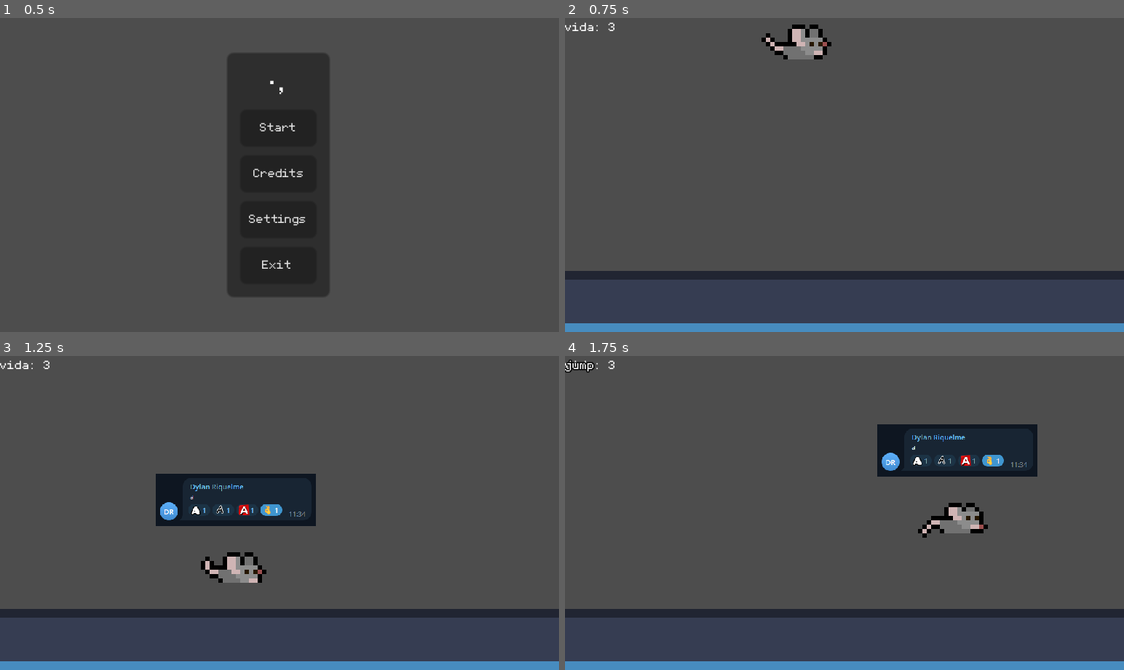
Above: before the commit, frames 1-4 (two rows, left to right).
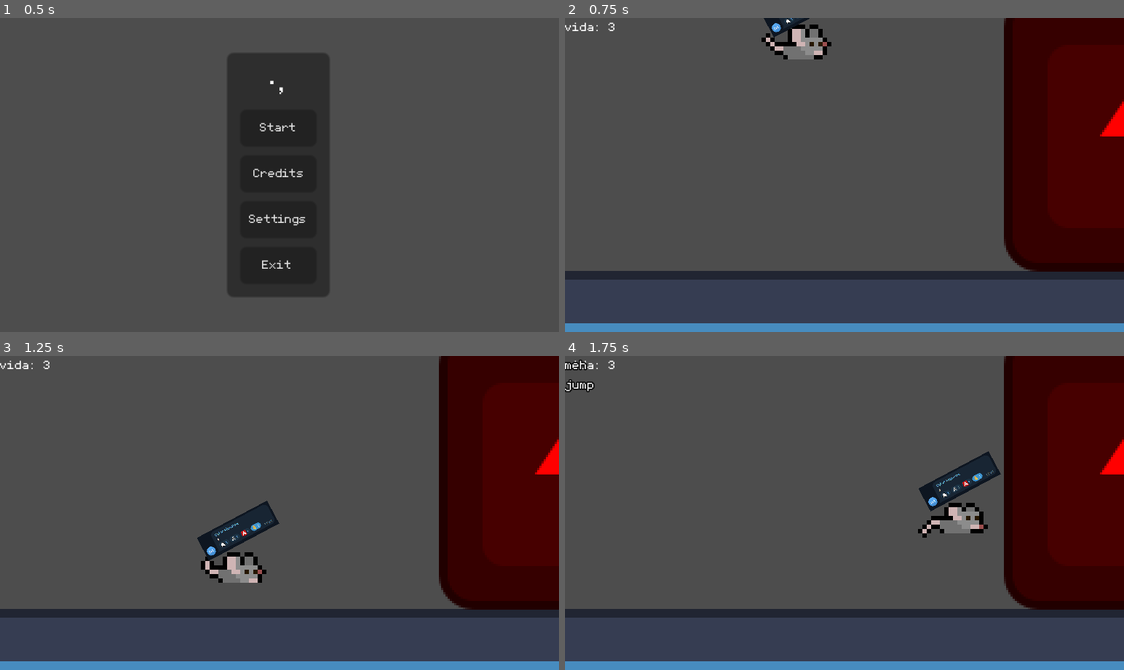
Above: after the commit, the same moments.

Repository: elixs/puntitoycoma
Game: Godot game, scene res://scenes/ui/main_menu.tscn
Same seed, same stepped clock (60 frames per second), same inputs: the game is played once before the commit and once after it. The engine's default icon, where the game draws it, is replaced by a stand-in: a white triangle on a blue panel in a dark square.
Inputs (mouse positions are in pixels of both pictures, inside the frame that each line leads up to):
- Up to frame 1 (0.5 s): no input
- Up to frame 2 (0.75 s): click "Start" at 0.5 s
- Up to frame 3 (1.25 s): no input
- Up to frame 4 (1.75 s): move the mouse to (967, 497) at 1.27 s; hold D (move_right) from 1.28 s (still down); click (967, 497) at 1.35 s; tap Space (jump) at 1.52 s

Frame 1 is identical in both runs. In frame 2, 17% of the frame differs, in the area x 35-100%, y 0-81%; in frame 3, 22%, in the area x 27-100%, y 0-81%; in frame 4, 22%.

Commit message:
added cheese bullet

Diff:
--- a/project.godot
+++ b/project.godot
@@ -66,6 +66,17 @@
 "events": [Object(InputEventKey,"resource_local_to_scene":false,"resource_name":"","device":-1,"window_id":0,"alt_pressed":false,"shift_pressed":false,"ctrl_pressed":false,"meta_pressed":false,"pressed":false,"keycode":0,"physical_keycode":70,"key_label":0,"unicode":102,"echo":false,"script":null)
 ]
 }
+cheese={
+"deadzone": 0.5,
+"events": [Object(InputEventMouseButton,"resource_local_to_scene":false,"resource_name":"","device":-1,"window_id":0,"alt_pressed":false,"shift_pressed":false,"ctrl_pressed":false,"meta_pressed":false,"button_mask":0,"position":Vector2(0, 0),"global_position":Vector2(0, 0),"factor":1.0,"button_index":1,"canceled":false,"pressed":false,"double_click":false,"script":null)
+]
+}
+
+[layer_names]
+
+2d_physics/layer_1="world"
+2d_physics/layer_2="player"
+2d_physics/layer_3="enemy"
 
 [rendering]
 
--- a/scenes/bally.gd
+++ b/scenes/bally.gd
@@ -8,6 +8,10 @@
 @onready var animation_tree: AnimationTree = $AnimationTree
 @onready var playback = animation_tree.get("parameters/playback")
 @onready var pivot: Node2D = $Pivot
+@onready var cheese_spawn: Marker2D = $Pivot/CheeseSpawn
+
+@export var cheese_scene: PackedScene
+
 
 func _ready() -> void:
 	animation_tree.active = true
@@ -26,6 +30,9 @@
 	velocity.x = move_toward(velocity.x, speed * move_input, acceleration * delta)
 
 	move_and_slide()
+
+	if Input.is_action_just_pressed("cheese"):
+		fire()
 
 	# animation
 
@@ -48,3 +55,9 @@
 func _input(event: InputEvent) -> void:
 	if event.is_action_pressed("test"):
 		print("test")
+
+func fire():
+	var cheese = cheese_scene.instantiate()
+	get_parent().add_child(cheese)
+	cheese.global_position = cheese_spawn.global_position
+	cheese.rotation = cheese_spawn.global_position.direction_to(get_global_mouse_position()).angle()
--- a/scenes/bally.tscn
+++ b/scenes/bally.tscn
@@ -1,6 +1,7 @@
-[gd_scene load_steps=33 format=3 uid="uid://bgp70vmwf436p"]
+[gd_scene load_steps=34 format=3 uid="uid://bgp70vmwf436p"]
 
 [ext_resource type="Script" path="res://scenes/bally.gd" id="1_v7tuq"]
+[ext_resource type="PackedScene" uid="uid://cb85iplslcuom" path="res://scenes/cheese.tscn" id="2_hgctj"]
 [ext_resource type="Texture2D" uid="uid://cr7pxrvhkxfkk" path="res://assets/textures/MouseIdle.png" id="2_x5803"]
 [ext_resource type="Texture2D" uid="uid://byo7607spuytl" path="res://assets/textures/a.png" id="3_c02q0"]
 [ext_resource type="Texture2D" uid="uid://cy14cle2f4du7" path="res://assets/textures/MouseRun.png" id="4_fgwl8"]
@@ -317,7 +318,10 @@
 graph_offset = Vector2(16, -168)
 
 [node name="Bally" type="CharacterBody2D"]
+collision_layer = 2
+collision_mask = 5
 script = ExtResource("1_v7tuq")
+cheese_scene = ExtResource("2_hgctj")
 
 [node name="Pivot" type="Node2D" parent="."]
 
@@ -327,13 +331,17 @@
 texture = ExtResource("2_x5803")
 vframes = 6
 
+[node name="CheeseSpawn" type="Marker2D" parent="Pivot"]
+position = Vector2(17, -26)
+
+[node name="A" type="Sprite2D" parent="Pivot"]
+position = Vector2(1, -18)
+rotation = -0.488699
+scale = Vector2(0.123915, 0.123915)
+texture = ExtResource("3_c02q0")
+
 [node name="CollisionShape2D" type="CollisionShape2D" parent="."]
 shape = SubResource("CircleShape2D_lx500")
-
-[node name="A" type="Sprite2D" parent="."]
-position = Vector2(0, -32)
-scale = Vector2(0.25, 0.25)
-texture = ExtResource("3_c02q0")
 
 [node name="AnimationPlayer" type="AnimationPlayer" parent="."]
 libraries = {
@@ -350,3 +358,4 @@
 offset_right = 50.0
 offset_bottom = 26.0
 text = "vida: 3"
+metadata/_edit_lock_ = true
--- /dev/null
+++ b/scenes/cheese.gd
@@ -0,0 +1,16 @@
+extends Area2D
+
+
+@export var speed = 300
+
+func _ready() -> void:
+	body_entered.connect(_on_body_entered)
+
+
+func _physics_process(delta: float) -> void:
+	position += transform.x * speed * delta
+
+
+func _on_body_entered(body: Node2D):
+	Debug.dprint("meh")
+	queue_free()
--- /dev/null
+++ b/scenes/cheese.tscn
@@ -0,0 +1,19 @@
+[gd_scene load_steps=4 format=3 uid="uid://cb85iplslcuom"]
+
+[ext_resource type="Texture2D" uid="uid://bsq3f8o8gwodl" path="res://assets/textures/Cheese.png" id="1_ere7s"]
+[ext_resource type="Script" path="res://scenes/cheese.gd" id="1_yrfkd"]
+
+[sub_resource type="CircleShape2D" id="CircleShape2D_mxoh6"]
+
+[node name="Cheese" type="Area2D"]
+collision_layer = 5
+collision_mask = 5
+script = ExtResource("1_yrfkd")
+
+[node name="CollisionShape2D" type="CollisionShape2D" parent="."]
+shape = SubResource("CircleShape2D_mxoh6")
+
+[node name="Sprite2D" type="Sprite2D" parent="."]
+rotation = -0.785398
+texture = ExtResource("1_ere7s")
+flip_h = true
--- /dev/null
+++ b/scenes/enemy.tscn
@@ -0,0 +1,19 @@
+[gd_scene load_steps=3 format=3 uid="uid://vwotnogl62cd"]
+
+[ext_resource type="Texture2D" uid="uid://d0magksdpggwp" path="res://icon.svg" id="1_7b8pr"]
+
+[sub_resource type="RectangleShape2D" id="RectangleShape2D_bvngf"]
+size = Vector2(128, 128)
+
+[node name="Floor" type="RigidBody2D"]
+collision_layer = 4
+collision_mask = 5
+metadata/_edit_group_ = true
+
+[node name="Sprite2D" type="Sprite2D" parent="."]
+modulate = Color(1, 0, 0, 1)
+texture = ExtResource("1_7b8pr")
+
+[node name="CollisionShape2D" type="CollisionShape2D" parent="."]
+visible = false
+shape = SubResource("RectangleShape2D_bvngf")
--- a/scenes/main.tscn
+++ b/scenes/main.tscn
@@ -1,7 +1,8 @@
-[gd_scene load_steps=3 format=3 uid="uid://bdrvtitt0ghnb"]
+[gd_scene load_steps=4 format=3 uid="uid://bdrvtitt0ghnb"]
 
 [ext_resource type="PackedScene" uid="uid://brew11y4w8imh" path="res://scenes/floor.tscn" id="1_r78ef"]
 [ext_resource type="PackedScene" uid="uid://bgp70vmwf436p" path="res://scenes/bally.tscn" id="2_5ly8o"]
+[ext_resource type="PackedScene" uid="uid://vwotnogl62cd" path="res://scenes/enemy.tscn" id="3_vkeg1"]
 
 [node name="Main" type="Node2D"]
 
@@ -11,3 +12,6 @@
 
 [node name="Bally" parent="." instance=ExtResource("2_5ly8o")]
 position = Vector2(108, 7)
+
+[node name="Floor2" parent="." instance=ExtResource("3_vkeg1")]
+position = Vector2(265, 73)
